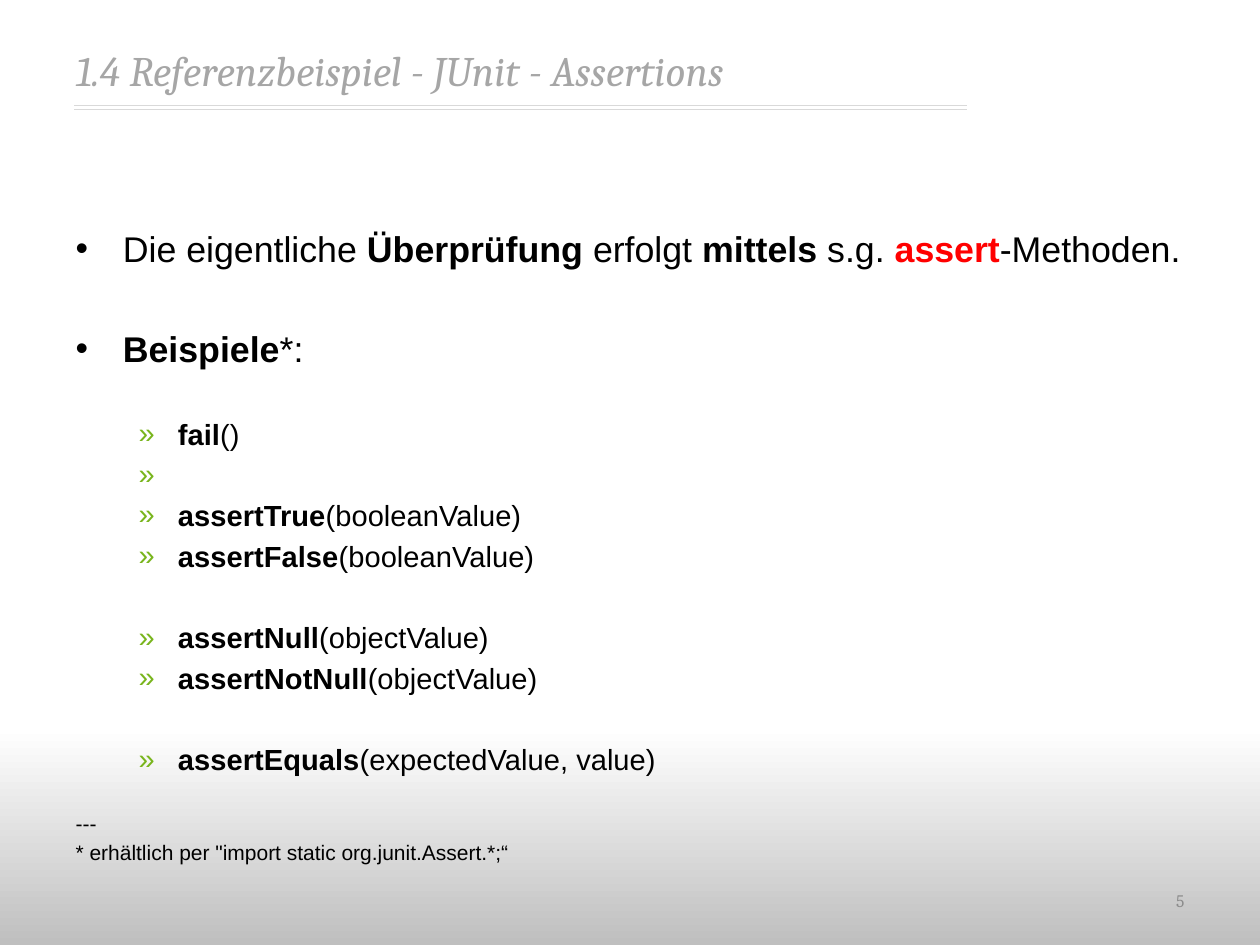
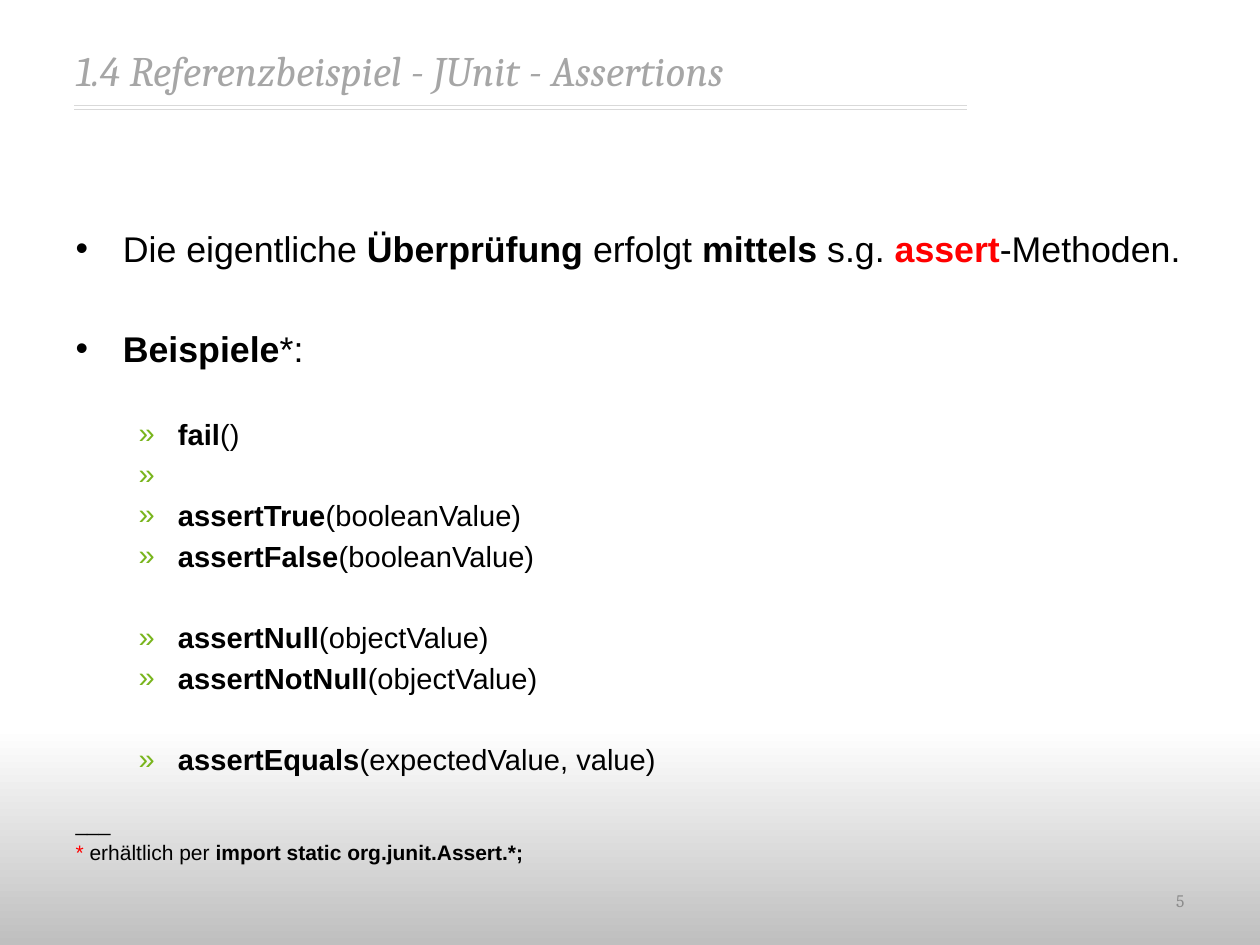
Before and after one commit to kaftanenko/edu, a slide deck: slide 5 of junit/doc/Kata_-_Java-Tests-JUnit 4_-_Artem-Kaftanenko.pptx. Drawn at 1260x945 pixels with LibreOffice and Linux fonts; fonts in the diff are those of the drawing; background and template pictures are left out. Boxes give left, top, right and bottom in pixels: in the first picture for what was removed or moved away, otherwise in the second. Text is boxed around its words. In the diff, an @@ line names an element or a change of style, - is before the commit and + after.

```diff
--- a/junit/doc/Kata_-_Java-Tests-JUnit 4_-_Artem-Kaftanenko.pptx
+++ b/junit/doc/Kata_-_Java-Tests-JUnit 4_-_Artem-Kaftanenko.pptx
@@ text at (90, 844, 523, 865): text changed; bold on @@
----
-* erhältlich per "import static org.junit.Assert.*;“
+___
+* erhältlich per import static org.junit.Assert.*;
```
Also in this commit, not shown: 4 other slides changed.
